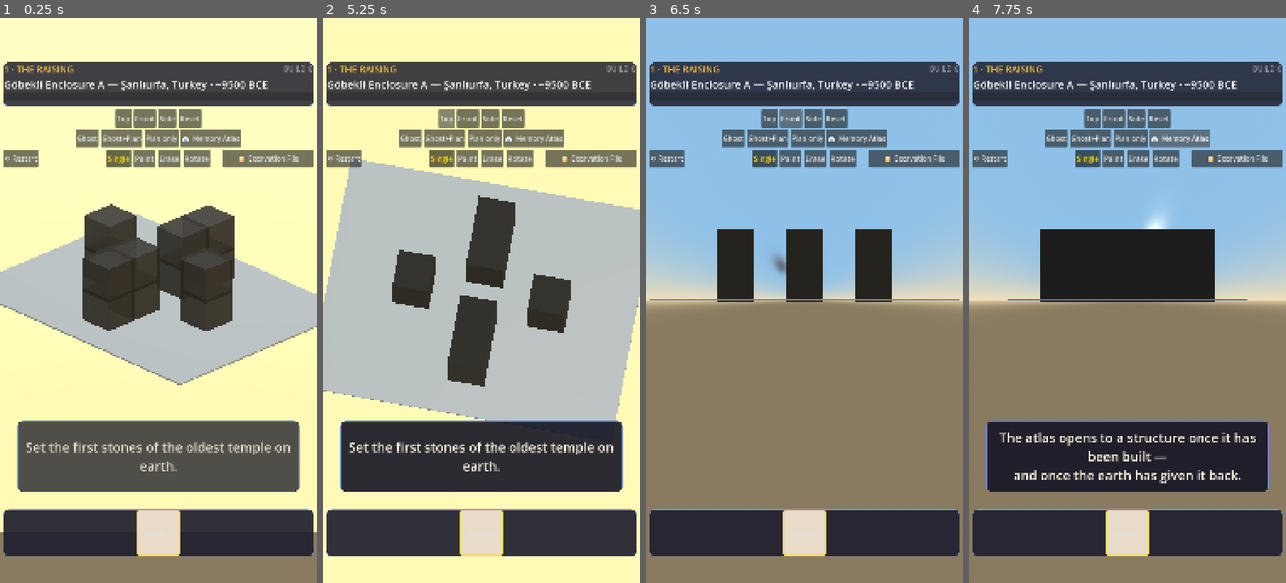
Above: before the commit, frames 1-4 (left to right).
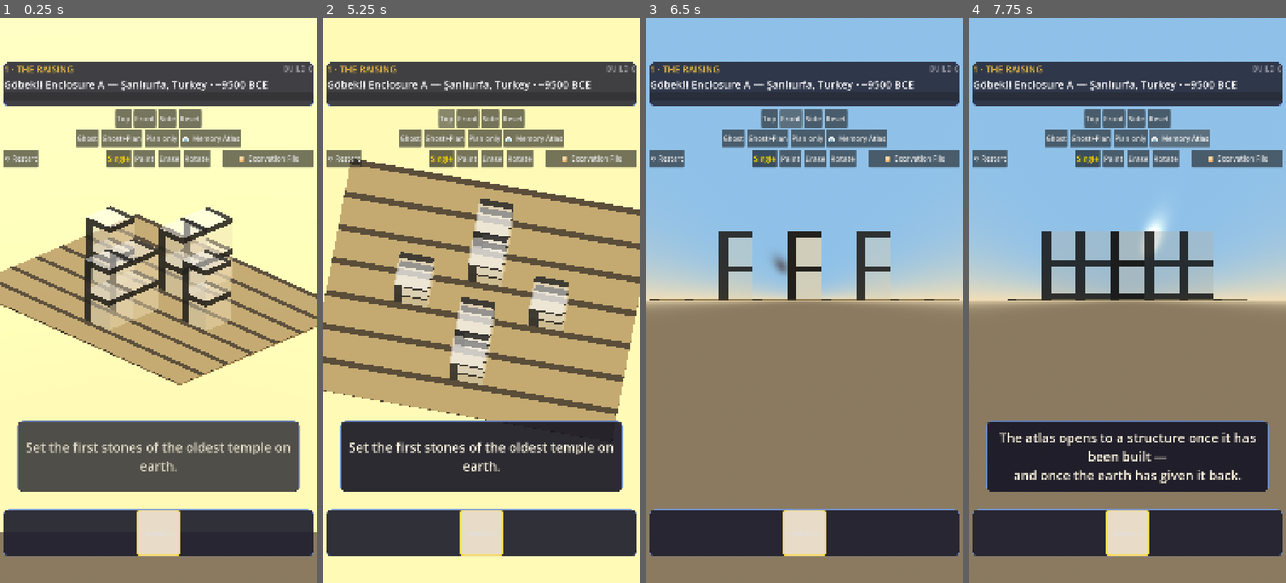
Above: after the commit, the same moments.

Repository: shivdulipati/historical-voxel-builder
Game: Godot game, scene res://slice/mastaba_slice.tscn
Same seed, same stepped clock (60 frames per second), same inputs: the game is played once before the commit and once after it. This scene is started directly instead of the project's main scene.
Inputs:
- Up to frame 1 (0.25 s): no input
- Up to frame 2 (5.25 s): click "limestone" at 0.5 s; click "Single" at 1.25 s; click "Single" at 2 s; click "↺ Restart" at 2.75 s; click "↺ Restart" at 3.5 s; click "↺ Restart" at 4.25 s; click "Top" at 5 s
- Up to frame 3 (6.5 s): click "Front" at 5.75 s
- Up to frame 4 (7.75 s): click "Side" at 6.5 s; click "📖 Memory Atlas" at 7.25 s

The runs differ from the first frame. In frame 1, 17% of the frame differs, in the area x 0-100%, y 32-65%; in frame 2, 38%, in the area x 0-100%, y 24-72%; in frame 3, 3.1%; in frame 4, 4.5%.

Commit message:
BUILD 7: visual overhaul — ghosts, grid, indicators (playtest round).
Root causes found via pixel-level render verification (capture harness +
BMP analysis, no vision model available):
- The new shaders used '##' comments — Godot's shading language needs '//',
  so baseplate.gdshader failed to compile and every tile fell back to WHITE
  (the user's 'white base plate, no grids' was literal). Fixed + verified:
  grid lines now render (16% dark pixels at tile edges).
- Ghost 'dark rim' boxes behind a 50%-alpha fill read as black blocks AND
  leaked forever (rims were never added to the slice_ghosts group, so placed
  cells never cleared). Replaced with one mesh per cell using ghost.gdshader:
  translucent fill + dark UV outline band — ghosts now clear on placement
  (verified: 18 -> 15 after one T-cap) and never render black.
- Ghost fill no longer blows out to solid white under the sun (lightened 0.2,
  alpha 0.45): 0% clipped-white pixels vs before.
- Drop indicators dark (0.12,0.09,0.05 @ 0.9) — visible against the light
  plate and white blocks; 1.12 cell size.

New verification harnesses: test_capture.gd (top-view renders + pixel
stats), test_shader.gd (material isolation), ascii_render.py. All headless
checks pass (boot, piece pipeline, captures).

Diff:
--- a/new-game-project/baseplate.gdshader
+++ b/new-game-project/baseplate.gdshader
@@ -1,12 +1,12 @@
 shader_type spatial;
 render_mode blend_mix, depth_draw_opaque, cull_back;
 
-## Baseplate tile shader: tile colour with a dark grout line around each edge,
-## so the build grid reads clearly from the top-down view.
+// Baseplate tile shader: tile colour with a dark grout line around each edge,
+// so the build grid reads clearly from the top-down view.
 
 uniform vec4 tile_color : source_color = vec4(0.604, 0.498, 0.314, 1.0);
-uniform vec4 line_color : source_color = vec4(0.32, 0.25, 0.15, 1.0);
-uniform float line_width : hint_range(0.0, 0.25) = 0.07;
+uniform vec4 line_color : source_color = vec4(0.25, 0.19, 0.11, 1.0);
+uniform float line_width : hint_range(0.0, 0.25) = 0.09;
 
 void fragment() {
 	vec2 uv = UV;
--- /dev/null
+++ b/new-game-project/ghost.gdshader
@@ -0,0 +1,21 @@
+shader_type spatial;
+render_mode blend_mix, depth_draw_opaque, cull_back;
+
+// Ghost cell shader: translucent fill with a crisp dark outline band drawn
+// from the mesh's own UVs — ONE mesh per ghost, so clearing works and the
+// outline can never bleed through the fill (the old rim-behind-fill approach
+// made every ghost read as a black block).
+
+uniform vec4 fill_color : source_color = vec4(1.0);
+uniform vec4 edge_color : source_color = vec4(0.08, 0.06, 0.04, 1.0);
+uniform float edge_width : hint_range(0.0, 0.25) = 0.09;
+uniform float alpha : hint_range(0.0, 1.0) = 0.55;
+
+void fragment() {
+	vec2 uv = UV;
+	float e = edge_width;
+	float edge = step(1.0 - e, uv.x) + step(1.0 - e, uv.y) + step(uv.x, e) + step(uv.y, e);
+	float band = clamp(edge, 0.0, 1.0);
+	ALBEDO = mix(fill_color.rgb, edge_color.rgb, band);
+	ALPHA = mix(alpha, 0.9, band);
+}
--- a/new-game-project/slice/mastaba_slice.gd
+++ b/new-game-project/slice/mastaba_slice.gd
@@ -1297,32 +1297,18 @@
 		ghost.add_to_group("slice_ghosts")
 		var mat := ShaderMaterial.new()
 		mat.resource_local_to_scene = true
-		mat.shader = load("res://block.gdshader")
-		# Brightened, high-contrast ghost — reads against the sand baseplate
-		# even in the top-down view.
-		var ghost_color: Color = _st["colors"][cells[pos]].lightened(0.45)
-		mat.set_shader_parameter("albedo_color", ghost_color)
-		mat.set_shader_parameter("alpha", 0.5)
+		mat.shader = load("res://ghost.gdshader")
+		# Slightly brightened fill at moderate alpha + dark UV outline band —
+		# one mesh per cell, so placed cells vanish cleanly (no rim meshes to
+		# leak) and the fill stays visibly translucent (not sun-blown white).
+		var ghost_color: Color = _st["colors"][cells[pos]].lightened(0.2)
+		mat.set_shader_parameter("fill_color", ghost_color)
+		mat.set_shader_parameter("alpha", 0.45)
 		var box := BoxMesh.new()
-		box.size = Vector3(0.94, 0.94, 0.94)
+		box.size = Vector3(1.0, 1.0, 1.0)
 		ghost.mesh = box
 		ghost.material_override = mat
 		ghost.position = Vector3(pos.x, pos.y + 0.5, pos.z)
-		# Dark rim behind the fill: ghost cells stay visible even when the
-		# block colour matches the baseplate or the block below (white-on-white).
-		var rim_mat := ShaderMaterial.new()
-		rim_mat.resource_local_to_scene = true
-		rim_mat.shader = load("res://block.gdshader")
-		rim_mat.set_shader_parameter("albedo_color", Color(0.1, 0.08, 0.05))
-		rim_mat.set_shader_parameter("alpha", 0.9)
-		var rim_box := BoxMesh.new()
-		rim_box.size = Vector3(1.08, 1.08, 1.08)
-		var rim := MeshInstance3D.new()
-		rim.name = "GhostRim"
-		rim.mesh = rim_box
-		rim.material_override = rim_mat
-		rim.position = ghost.position
-		add_child(rim)
 		add_child(ghost)
 
 
--- a/new-game-project/slice/slice_block.gd
+++ b/new-game-project/slice/slice_block.gd
@@ -113,10 +113,12 @@
 	var ghost_mat := ShaderMaterial.new()
 	ghost_mat.resource_local_to_scene = true
 	ghost_mat.shader = load("res://block.gdshader")
-	ghost_mat.set_shader_parameter("albedo_color", Color(1.0, 1.0, 1.0, 1.0))
-	ghost_mat.set_shader_parameter("alpha", 0.7)
+	# DARK indicator — the light plate and white blocks swallow white; dark
+	# reads against both.
+	ghost_mat.set_shader_parameter("albedo_color", Color(0.12, 0.09, 0.05, 1.0))
+	ghost_mat.set_shader_parameter("alpha", 0.9)
 	var ghost_box := BoxMesh.new()
-	ghost_box.size = Vector3(1.06, 0.02, 1.06)
+	ghost_box.size = Vector3(1.12, 0.02, 1.12)
 	_drop_indicator.mesh = ghost_box
 	_drop_indicator.material_override = ghost_mat
 	_drop_indicator.visible = false
@@ -128,10 +130,10 @@
 		var gm := ShaderMaterial.new()
 		gm.resource_local_to_scene = true
 		gm.shader = load("res://block.gdshader")
-		gm.set_shader_parameter("albedo_color", Color(1.0, 1.0, 1.0, 1.0))
-		gm.set_shader_parameter("alpha", 0.7)
+		gm.set_shader_parameter("albedo_color", Color(0.12, 0.09, 0.05, 1.0))
+		gm.set_shader_parameter("alpha", 0.9)
 		var gb := BoxMesh.new()
-		gb.size = Vector3(1.06, 0.02, 1.06)
+		gb.size = Vector3(1.12, 0.02, 1.12)
 		ind.mesh = gb
 		ind.material_override = gm
 		ind.visible = false
--- /dev/null
+++ b/new-game-project/slice/test_capture.gd
@@ -0,0 +1,73 @@
+extends Node
+## test_capture.gd — windowed captures for pixel verification of the baseplate
+## grid and the ghost rendering (no vision model available — pixels are proof).
+
+func _ready() -> void:
+	var ctl := preload("res://slice/mastaba_slice.gd").new()
+	add_child(ctl)
+	var vp := get_viewport()
+	vp.size = Vector2i(1080, 1920)
+	ctl._load_structure(0)
+	ctl._start_beat(1)  # RESTORATION — 18 T-cap ghosts
+
+	# Capture 1: grid only (Plan-only scaffold → zero ghosts).
+	ctl.scaffold_mode = 2  # Scaffold.PLAN_ONLY
+	ctl._refresh_ghosts()
+	ctl._snap_camera(Vector3(-PI / 2.0, 0.0, 0.0))  # top view
+	await get_tree().create_timer(0.9).timeout
+	vp.get_texture().get_image().save_png("/tmp/b7_grid.png")
+
+	# Capture 2: ghosts (Ghost scaffold).
+	ctl.scaffold_mode = 0  # Scaffold.GHOST
+	ctl._refresh_ghosts()
+	await get_tree().create_timer(0.3).timeout
+	vp.get_texture().get_image().save_png("/tmp/b7_ghosts.png")
+
+	# Capture 3: after placing ONE real T-cap, its 3 ghost cells must vanish.
+	var SliceBlock = preload("res://slice/slice_block.gd")
+	for y in [0, 1]:
+		var stem := SliceBlock.new()
+		ctl.add_child(stem)
+		stem.place_at(Vector3i(0, y, -1), Color.WHITE, "limestone")
+	await get_tree().physics_frame
+	await get_tree().physics_frame
+	ctl._spawn_piece_in_hand("t_cap", Vector2(540, 900), -1)
+	await get_tree().process_frame
+	var piece = null
+	for b in get_tree().get_nodes_in_group("slice_blocks"):
+		if not b.piece_cells.is_empty():
+			piece = b
+			break
+	piece.global_position = Vector3(0, 7, -1)
+	await get_tree().physics_frame
+	piece._drop_piece_to_grid()
+	await get_tree().process_frame
+	await get_tree().process_frame
+	var ghost_count := get_tree().get_nodes_in_group("slice_ghosts").size()
+	print("GHOSTS_AFTER_PLACE=%d (expect 15: 18 cap cells minus 3 placed)" % ghost_count)
+	assert(ghost_count == 15)
+	vp.get_texture().get_image().save_png("/tmp/b7_after_place.png")
+
+	# Capture 4: landing indicators for a held piece must be DARK squares.
+	var piece2 = null
+	for b in get_tree().get_nodes_in_group("slice_blocks"):
+		if not b.piece_cells.is_empty() and b != piece:
+			piece2 = b
+			break
+	if piece2 == null:
+		ctl._spawn_piece_in_hand("t_cap", Vector2(540, 900), -1)
+		await get_tree().process_frame
+		for b in get_tree().get_nodes_in_group("slice_blocks"):
+			if not b.piece_cells.is_empty() and b != piece:
+				piece2 = b
+				break
+	piece2.global_position = Vector3(0, 7, -1)
+	await get_tree().physics_frame
+	piece2._drop_indicator.visible = true
+	for ind in piece2._extra_indicators:
+		ind.visible = true
+	piece2._update_piece_indicators([Vector3i(-1, 2, -1), Vector3i(0, 2, -1), Vector3i(1, 2, -1)])
+	await get_tree().process_frame
+	vp.get_texture().get_image().save_png("/tmp/b7_indicators.png")
+	print("CAPTURES DONE")
+	get_tree().quit()
--- /dev/null
+++ b/new-game-project/slice/test_capture.tscn
@@ -0,0 +1,6 @@
+[gd_scene load_steps=2 format=3]
+
+[ext_resource type="Script" path="res://slice/test_capture.gd" id="1_cap"]
+
+[node name="TestCapture" type="Node"]
+script = ExtResource("1_cap")
--- /dev/null
+++ b/new-game-project/slice/test_shader.gd
@@ -0,0 +1,99 @@
+extends Node
+## test_shader.gd — minimal shader isolation: one ghost.gdshader box and one
+## block.gdshader box (both fill=RED, alpha=0.3) over the sand floor + baseplate
+## tile. Pixel-analyzed to verify transparency actually renders.
+
+func _ready() -> void:
+	var vp := get_viewport()
+	vp.size = Vector2i(400, 400)
+
+	# Floor (sand)
+	var floor_mesh := MeshInstance3D.new()
+	var floor_box := BoxMesh.new()
+	floor_box.size = Vector3(20, 1, 20)
+	var floor_mat := StandardMaterial3D.new()
+	floor_mat.albedo_color = Color(0.85, 0.75, 0.55)
+	floor_mesh.mesh = floor_box
+	floor_mesh.material_override = floor_mat
+	floor_mesh.position = Vector3(0, -0.5, 0)
+	add_child(floor_mesh)
+
+	# One baseplate tile with the grid shader
+	var tile := MeshInstance3D.new()
+	var tile_box := BoxMesh.new()
+	tile_box.size = Vector3(1.0, 0.05, 1.0)
+	var tile_mat := ShaderMaterial.new()
+	tile_mat.resource_local_to_scene = true
+	tile_mat.shader = load("res://baseplate.gdshader")
+	tile.mesh = tile_box
+	tile.material_override = tile_mat
+	tile.position = Vector3(-2, 0.025, 0)
+	add_child(tile)
+
+	# Ghost-shader box: red, alpha 0.3
+	var ghost := MeshInstance3D.new()
+	var gb := BoxMesh.new()
+	gb.size = Vector3(1.0, 1.0, 1.0)
+	var gm := ShaderMaterial.new()
+	gm.resource_local_to_scene = true
+	gm.shader = load("res://ghost.gdshader")
+	gm.set_shader_parameter("fill_color", Color(1.0, 0.0, 0.0))
+	gm.set_shader_parameter("alpha", 0.3)
+	ghost.mesh = gb
+	ghost.material_override = gm
+	ghost.position = Vector3(0, 0.5, 0)
+	add_child(ghost)
+
+	# Block-shader box: red, alpha 0.3
+	var block := MeshInstance3D.new()
+	var bb := BoxMesh.new()
+	bb.size = Vector3(1.0, 1.0, 1.0)
+	var bm := ShaderMaterial.new()
+	bm.resource_local_to_scene = true
+	bm.shader = load("res://block.gdshader")
+	bm.set_shader_parameter("albedo_color", Color(1.0, 0.0, 0.0))
+	bm.set_shader_parameter("alpha", 0.3)
+	block.mesh = bb
+	block.material_override = bm
+	block.position = Vector3(3, 0.5, 0)
+	add_child(block)
+
+	# Camera straight down
+	var cam := Camera3D.new()
+	cam.projection = Camera3D.PROJECTION_ORTHOGONAL
+	cam.size = 12.0
+	cam.position = Vector3(0, 10, 0)
+	cam.rotation_degrees = Vector3(-90, 0, 0)
+	add_child(cam)
+
+	# Sun + ambient (the slice's lighting setup)
+	var sun := DirectionalLight3D.new()
+	sun.position = Vector3(6, 10, 4)
+	add_child(sun)
+	sun.look_at(Vector3.ZERO)
+	sun.light_color = Color("#FFF2D0")
+	sun.light_energy = 1.4
+	var env := WorldEnvironment.new()
+	var environment := Environment.new()
+	environment.background_mode = Environment.BG_COLOR
+	environment.background_color = Color("#8FC1E8")
+	environment.ambient_light_source = Environment.AMBIENT_SOURCE_COLOR
+	environment.ambient_light_color = Color("#FFF2D0")
+	environment.ambient_light_energy = 0.6
+	env.environment = environment
+	add_child(env)
+
+	await get_tree().process_frame
+	await get_tree().process_frame
+	await get_tree().process_frame
+	var img := vp.get_texture().get_image()
+	img.save_png("/tmp/b7_shader_test.png")
+	print("IMG_SIZE=", img.get_size())
+	# Full-width row dump at y=200: floor | tile | ghost | block layout.
+	var row := ""
+	for x in range(0, 400, 20):
+		var c: Color = img.get_pixel(x, 200)
+		row += "x%d(%.2f,%.2f,%.2f) " % [x, c.r, c.g, c.b]
+	print("ROW200: ", row)
+	print("SHADER TEST SAVED")
+	get_tree().quit()
--- /dev/null
+++ b/new-game-project/slice/test_shader.tscn
@@ -0,0 +1,6 @@
+[gd_scene load_steps=2 format=3]
+
+[ext_resource type="Script" path="res://slice/test_shader.gd" id="1_sh"]
+
+[node name="TestShader" type="Node"]
+script = ExtResource("1_sh")
Not shown, added: new-game-project/ghost.gdshader.uid
Not shown, added: new-game-project/slice/test_capture.gd.uid
Not shown, added: new-game-project/slice/test_shader.gd.uid
